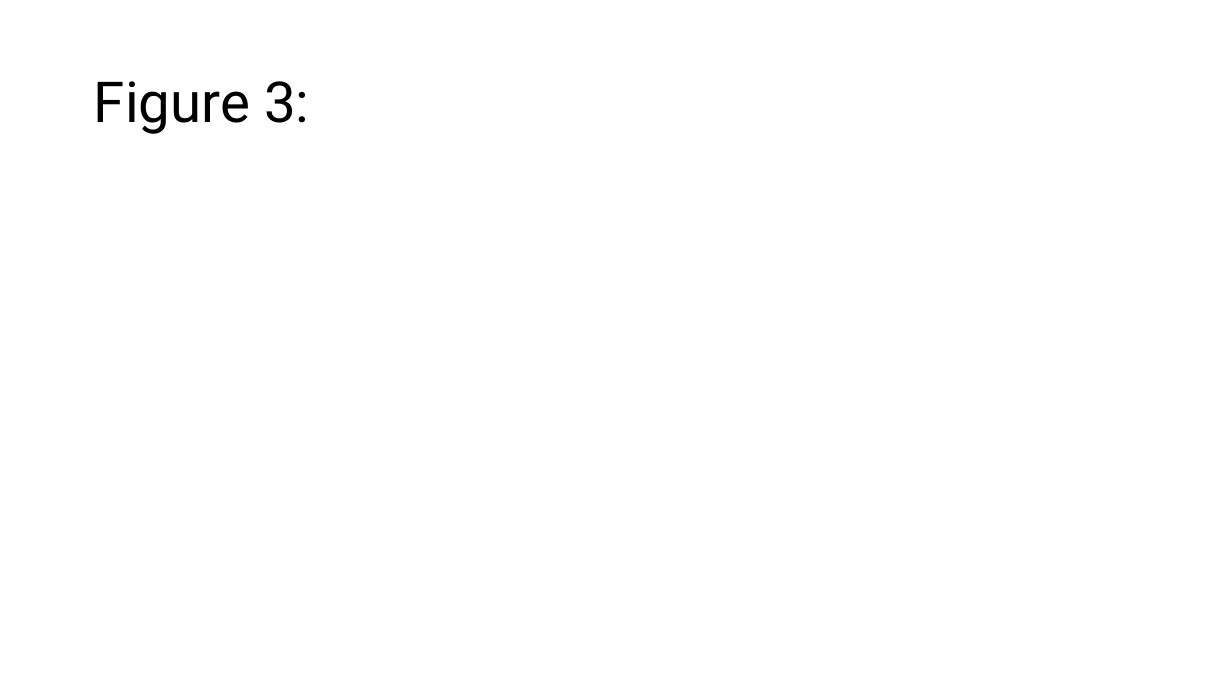
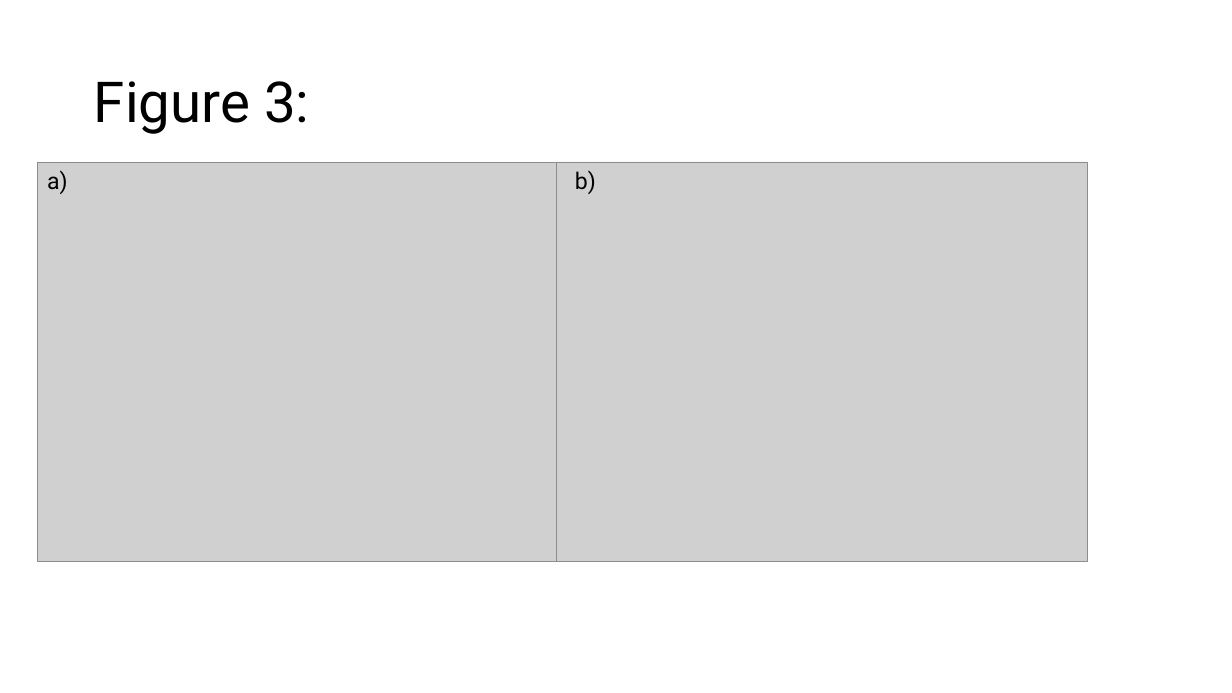
Before and after one commit to pdparakh108/ising, a slide deck: slide 3 of Ising_plots.pptx. Drawn at 1232x693 pixels with LibreOffice and Linux fonts; fonts in the diff are those of the drawing; grey boxes stand for pictures. Boxes give left, top, right and bottom in pixels: in the first picture for what was removed or moved away, otherwise in the second. Text is boxed around its words. In the diff, an @@ line names an element or a change of style, - is before the commit and + after.

```diff
--- a/Ising_plots.pptx
+++ b/Ising_plots.pptx
@@ picture added at (x1=38, y1=163, x2=566, y2=562) @@
@@ text added at (x1=47, y1=170, x2=68, y2=194), 18 pt, text #000000 @@
+a)
@@ picture added at (x1=556, y1=162, x2=1088, y2=561) @@
@@ text added at (x1=575, y1=170, x2=596, y2=194), 18 pt, text #000000 @@
+b)
```
Also in this commit, not shown: 16 other files.
